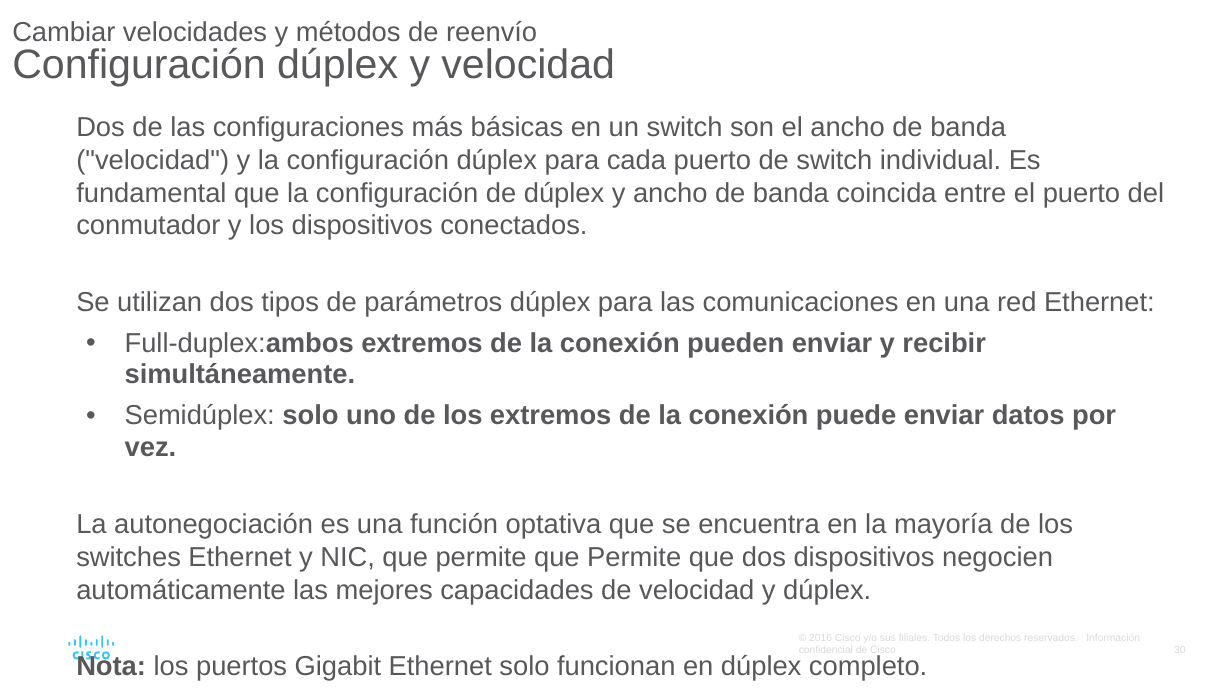
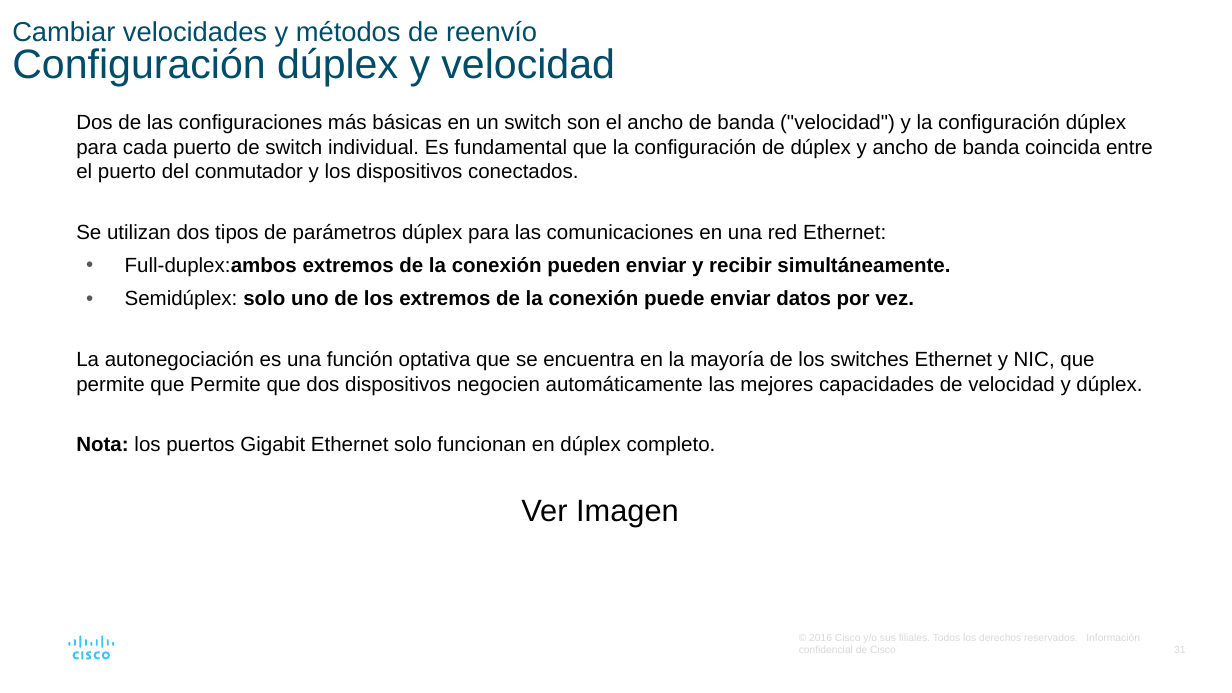
Before and after one commit to giganteavila/PAR, a slide deck: slide 31 of Presentaciones/7-Switching Ethernet.odp (slide 30 before the commit). Drawn at 1232x693 pixels with LibreOffice and Linux fonts; fonts in the diff are those of the drawing. Boxes give left, top, right and bottom in pixels: in the first picture for what was removed or moved away, otherwise in the second. Text is boxed around its words. In the diff, an @@ line names an element or a change of style, - is before the commit and + after.

Commit message:
Actualiza 7-Switching...

```diff
--- a/Presentaciones/7-Switching Ethernet.odp
+++ b/Presentaciones/7-Switching Ethernet.odp
@@ title "Cambiar velocidades y métodos de ..." at (x1=12, y1=21, x2=615, y2=86): text colour #58585B to #004C69 @@
@@ text "Dos de las configuraciones más ..." at (x1=76, y1=114, x2=1153, y2=456): size 16 to 12 pt, text colour #58585B to #000000 @@
@@ text added at (x1=521, y1=499, x2=679, y2=527), 18 pt, text #000000 @@
+Ver Imagen
```
Also in this commit, not shown: 29 other slides changed, 1 slide added.
